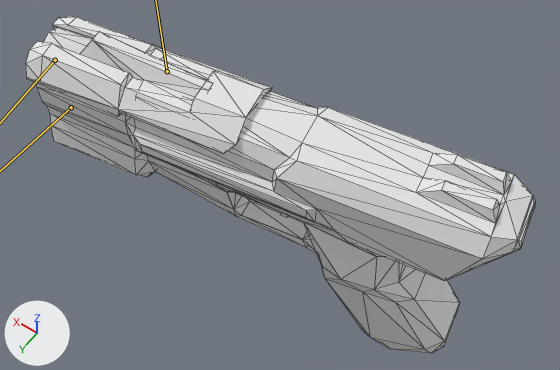
Renders of the Blender file qcde q4 mg.blend from each side of a commit.
Camera for both pictures: a 50 mm camera at (12.67, 1.02, 4.8) aimed at (16.97, -4.99, -4.64). The lights are fixed; the arrows at lower left show +X, +Y and +Z. Both versions are drawn at frame 4 of the action '(view)_fire.md5anim'; the numbers are the values there. The bones that bend it are drawn over the model as lines. Mesh edges are drawn as thin lines.

Objects in the first picture: 'bp_lo'.
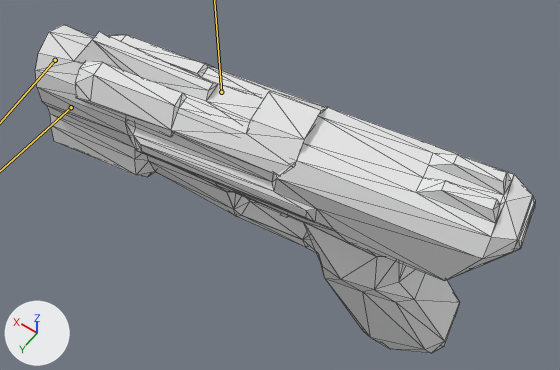
The change in detail:
Bone 'slide' (bone_slide) moves from (0.0, 0.0, 0.13) to (0.0, 0.0, -0.71).

Boxes [x1, y1, x2, y2] around the edits, measured in the pictures (560 x 370 px):
'bp_lo', posed
    before: [26, 17, 535, 353]
    after: [35, 25, 535, 353]
